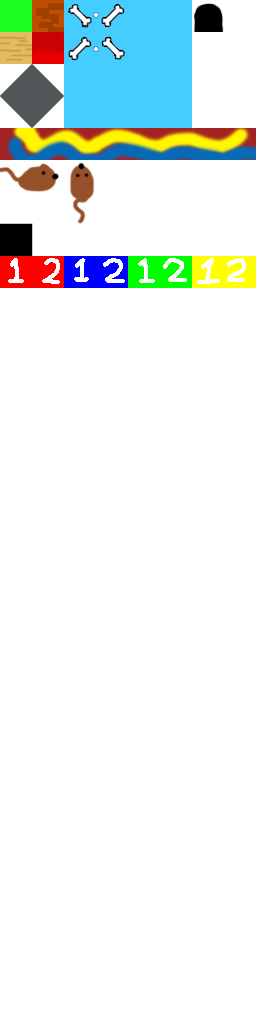
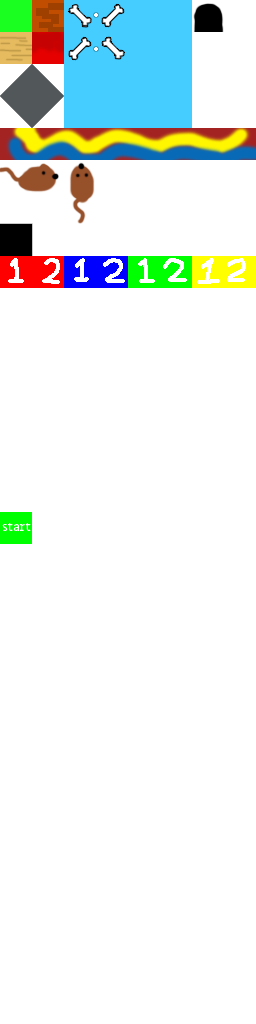
Before/after of a 256×1024 layered artwork. What changed in the layer stack:
added layer "start" above "Layer 3" over [2, 523, 31, 531]
painted on "Layer 3" over [0, 512, 32, 544]
